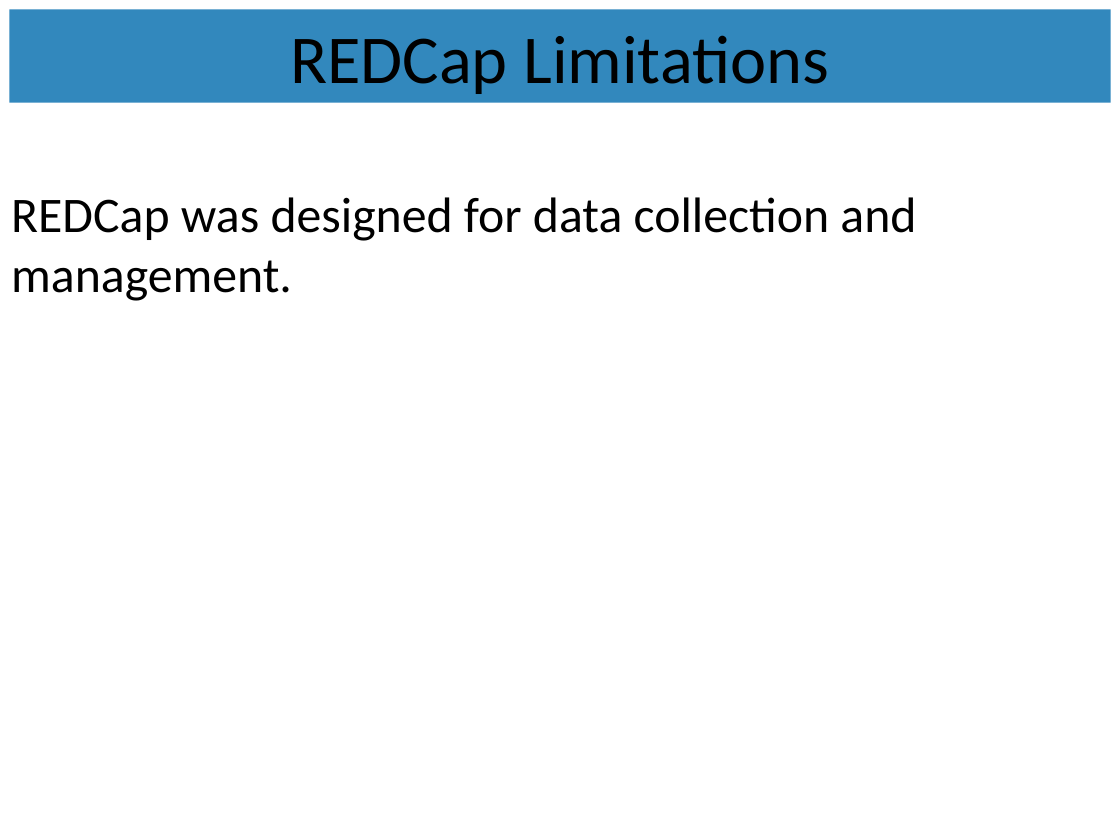
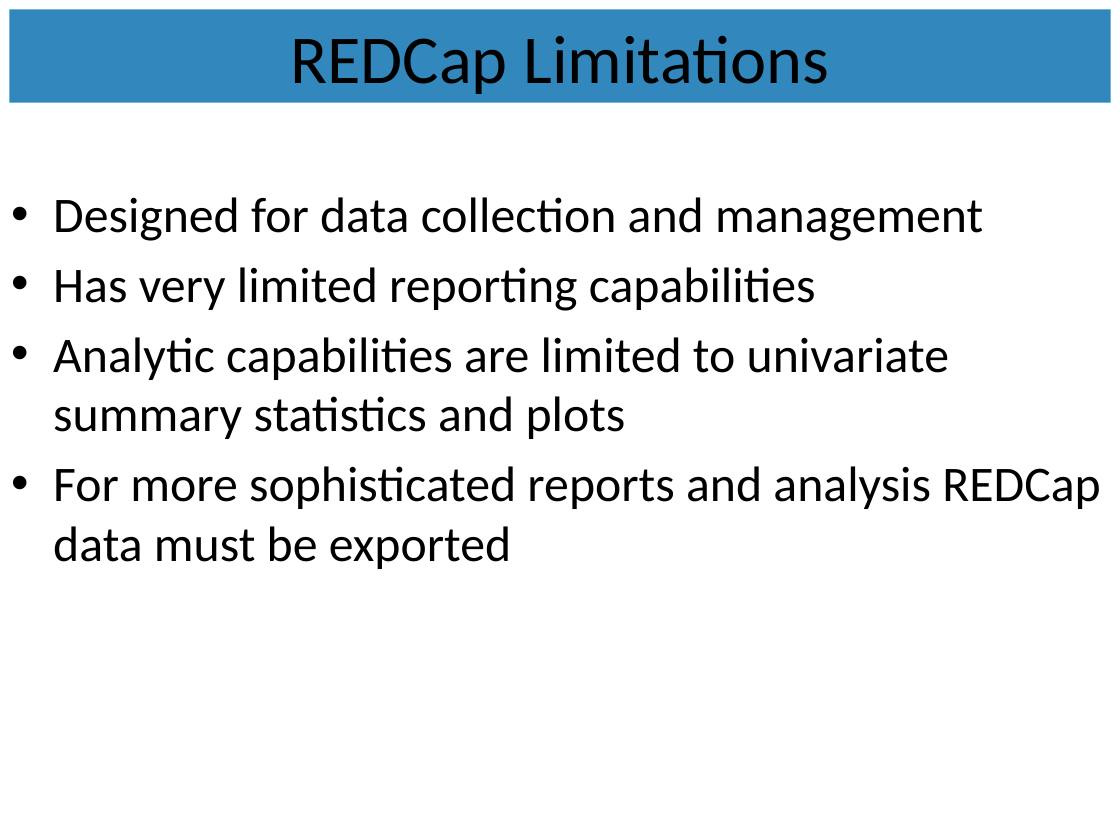
Before and after one commit to OuhscBbmc/RedcapExamplesAndPatterns, a slide deck: slide 6 of Publications/Presentation2014-04-07-MIECHV Paper Discussion/REDCapR.pptx. Drawn at 1120x840 pixels with LibreOffice and Linux fonts; fonts in the diff are those of the drawing. Boxes give left, top, right and bottom in pixels: in the first picture for what was removed or moved away, otherwise in the second. Text is boxed around its words. In the diff, an @@ line names an element or a change of style, - is before the commit and + after.

```diff
--- a/Publications/Presentation2014-04-07-MIECHV Paper Discussion/REDCapR.pptx
+++ b/Publications/Presentation2014-04-07-MIECHV Paper Discussion/REDCapR.pptx
@@ text at [53, 197, 1101, 569]: text changed @@
-REDCap was designed for data collection and management.
+• Designed for data collection and management
+• Has very limited reporting capabilities
+• Analytic capabilities are limited to univariate summary statistics and plots
+• For more sophisticated reports and analysis REDCap data must be exported
```
Also in this commit, not shown: 15 other slides changed, 3 slides added.
